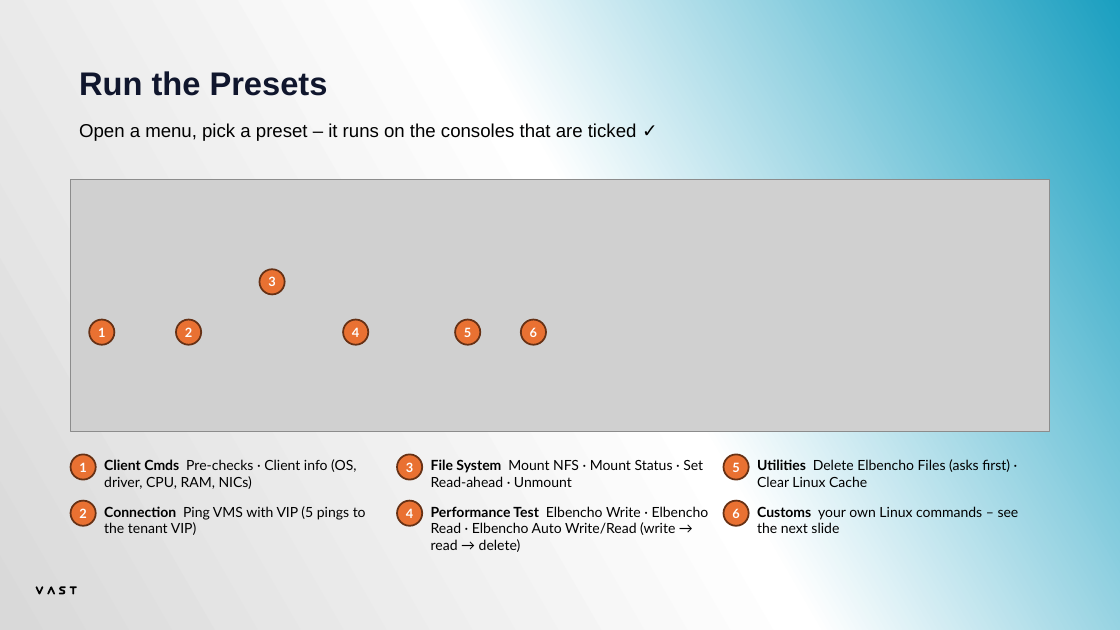
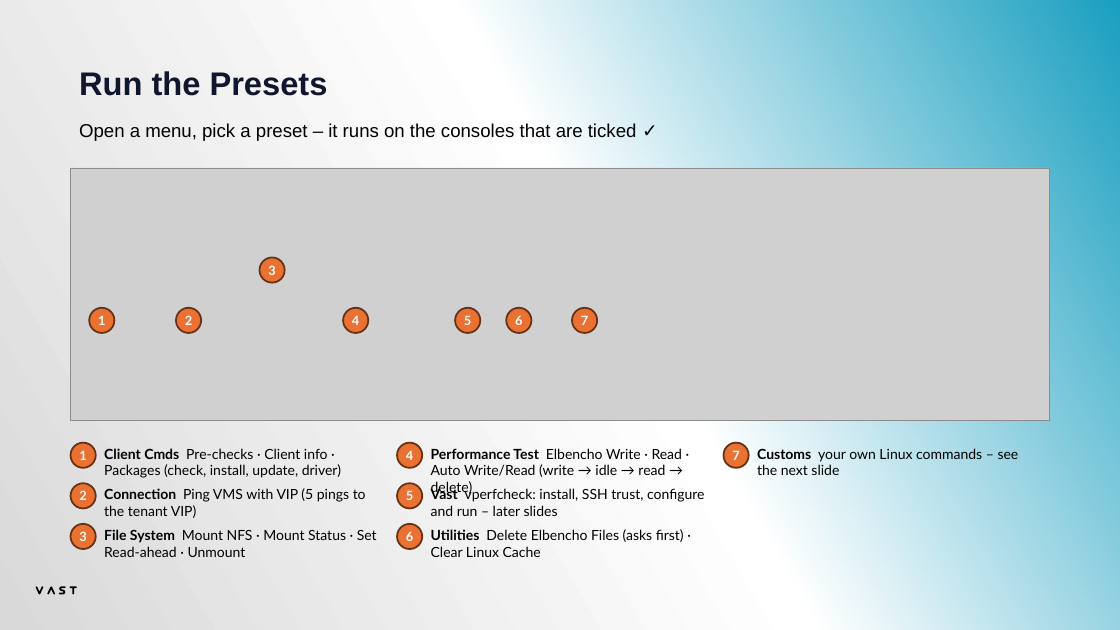
Before and after one commit to alexaung-staryskai/vast-test-automation, a slide deck: slide 24 of VAST Test Bench - Tester Manual.pptx (slide 23 before the commit). Drawn at 1120x630 pixels with LibreOffice and Linux fonts; fonts in the diff are those of the drawing; grey boxes stand for pictures. Boxes give left, top, right and bottom in pixels: in the first picture for what was removed or moved away, otherwise in the second. Text is boxed around its words. In the diff, an @@ line names an element or a change of style, - is before the commit and + after.

```diff
--- a/VAST Test Bench - Tester Manual.pptx
+++ b/VAST Test Bench - Tester Manual.pptx
@@ ellipse "6": place and size @@
-ellipse "6" at [521, 319, 546, 344]
+ellipse "6" at [507, 308, 532, 333]
@@ ellipse added at [572, 308, 597, 333], fill #E97132, outline #663216 1.5 pt, 11 pt, text #FFFFFF, bold @@
+7
@@ 6 ellipses, 1 picture: place and size @@
-6 ellipses, 1 picture at [71, 180, 1050, 480]
+6 ellipses, 1 picture at [71, 168, 1050, 468]
@@ text at [104, 448, 341, 478]: text changed @@
-Client Cmds Pre-checks · Client info (OS, driver, CPU, RAM, NICs)
+Client Cmds Pre-checks · Client info · Packages (check, install, update, driver)
@@ ellipse "4": place and size @@
-ellipse "4" at [397, 501, 423, 526]
+ellipse "4" at [397, 443, 423, 468]
@@ text at [431, 448, 682, 496]: text changed @@
-Performance Test Elbencho Write · Elbencho Read · Elbencho Auto Write/Read (write → read → delete)
+Performance Test Elbencho Write · Read · Auto Write/Read (write → idle → read → delete)
@@ ellipse added at [723, 443, 749, 468], fill #E97132, outline #663216 1.5 pt, 11 pt, text #FFFFFF, bold @@
+7
@@ text "Customs your own Linux commands ...": place and size @@
-text "Customs your own Linux commands ..." at [757, 506, 1019, 533]
+text "Customs your own Linux commands ..." at [757, 448, 1019, 475]
@@ ellipse "2": place and size @@
-ellipse "2" at [71, 501, 96, 526]
+ellipse "2" at [71, 483, 96, 508]
@@ text "Connection Ping VMS with VIP ...": place and size @@
-text "Connection Ping VMS with VIP ..." at [104, 506, 366, 535]
+text "Connection Ping VMS with VIP ..." at [104, 488, 366, 518]
@@ ellipse "5": place and size @@
-ellipse "5" at [723, 455, 749, 480]
+ellipse "5" at [397, 483, 423, 508]
@@ text added at [431, 487, 704, 516], 12 pt, text #000000 @@
+Vast vperfcheck: install, SSH trust, configure and run – later slides
@@ ellipse "3": place and size @@
-ellipse "3" at [397, 455, 423, 480]
+ellipse "3" at [71, 524, 96, 549]
@@ text "File System Mount NFS · ...": place and size @@
-text "File System Mount NFS · ..." at [431, 459, 703, 487]
+text "File System Mount NFS · ..." at [104, 529, 377, 557]
@@ ellipse "6": place and size @@
-ellipse "6" at [723, 501, 749, 526]
+ellipse "6" at [397, 524, 423, 549]
@@ text "Utilities Delete Elbencho Files (asks ...": place and size @@
-text "Utilities Delete Elbencho Files (asks ..." at [757, 459, 1010, 487]
+text "Utilities Delete Elbencho Files (asks ..." at [431, 529, 684, 557]
```
Also in this commit, not shown: 7 other slides changed, 5 slides added.
